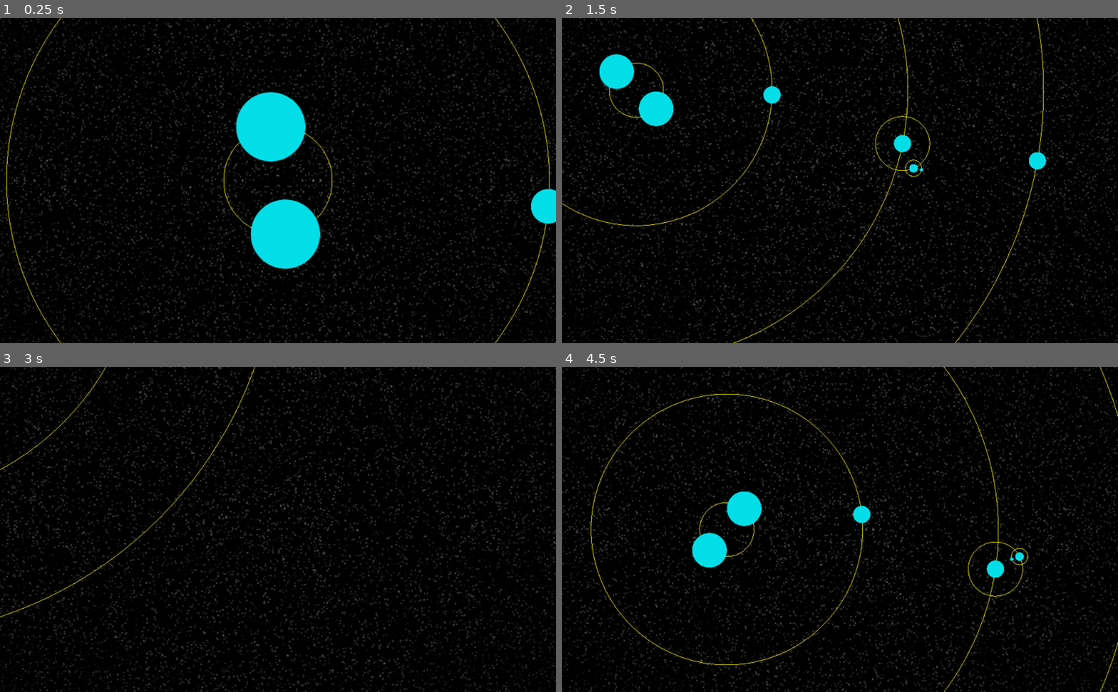
Above: before the commit, frames 1-4 (two rows, left to right).
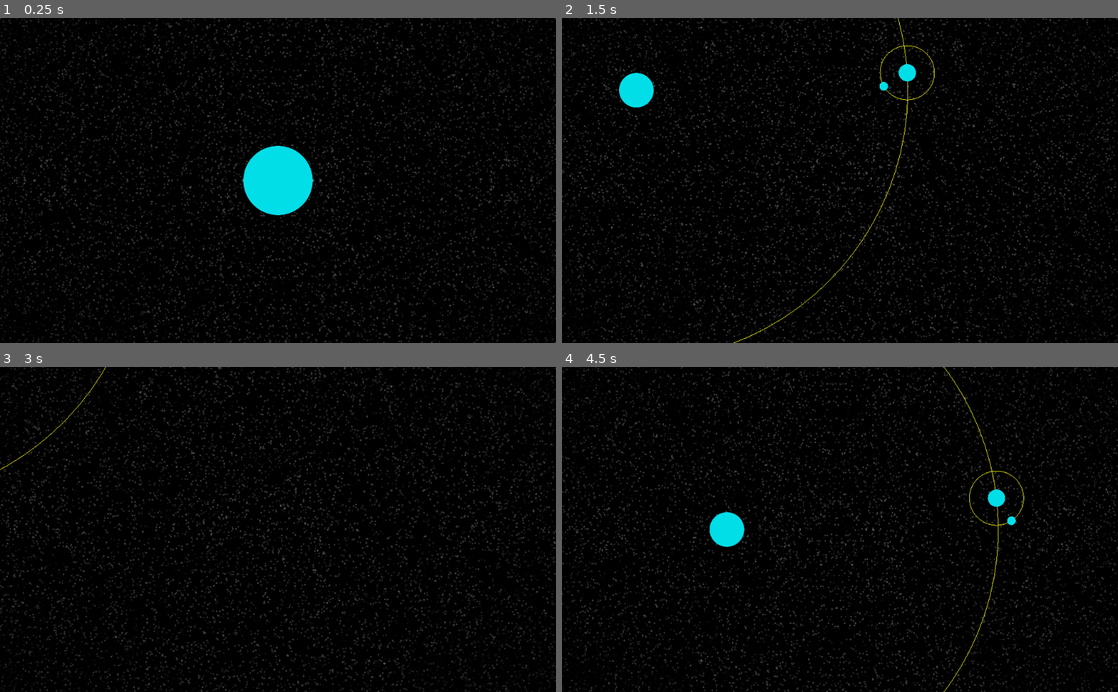
Above: after the commit, the same moments.

Repository: Neerti/AutonomyGame
Game: Godot game, scene res://Main.tscn
The game is run twice, just before and just after one commit, with the same random seed, the same clock (stepped at 60 frames per second) and the same inputs.
Inputs:
- Up to frame 1 (0.25 s): no input
- Up to frame 2 (1.5 s): hold Right (ui_right) 0.53-1.28 s; hold Page Up (zoom_in) 0.53-1.28 s; hold Down (ui_down) from 1.28 s (still down); tap Page Down (zoom_out) at 1.35 s
- Up to frame 3 (3 s): release Down (ui_down) at 2.03 s; hold Right (ui_right) 2.03-2.78 s; hold Page Up (zoom_in) 2.03-2.78 s; hold Up (ui_up) from 2.78 s (still down); tap Page Down (zoom_out) at 2.85 s
- Up to frame 4 (4.5 s): release Up (ui_up) at 3.53 s; hold Page Up (zoom_in) 3.53-4.28 s; hold Left (ui_left) from 3.53 s (still down); tap Page Down (zoom_out) at 4.35 s

The runs differ from the first frame. In frame 1, 6.3% of the frame differs, in the area x 1-100%, y 0-100%; in frame 2, 2.7%; in frame 3, 0.2%; in frame 4, 2.7%.

Commit message:
Begins work to refactor galaxy data storage.

Diff:
--- /dev/null
+++ b/Game/Data/Systems/sol.json
@@ -0,0 +1,25 @@
+{
+	"Sol System": {
+		"pos_x": 0,
+		"pos_y": 0,
+		"orbitals": {
+			"Sol": {
+				"distance": 0.0
+			},
+			"Mercury": {
+				"distance": 0.387,
+				"scale": 0.5
+			}
+			"Earth": {
+				"distance": 1.0,
+				"scale": 0.5,
+				"orbitals": {
+					"Luna": {
+						"distance": 0.1,
+						"scale" : 0.25
+					}
+				}
+			}
+		}
+	}
+}
--- a/Game/Data/default_galaxy.json
+++ b/Game/Data/default_galaxy.json
@@ -9,16 +9,11 @@
 				},
 				"Earth": {
 					"distance": 1.0,
+					"scale": 0.5,
 					"orbitals": {
 						"Luna": {
 							"distance": 0.1,
-							"scale" : 0.5,
-							"orbitals": {
-								"Testing": {
-									"distance": 0.05,
-									"scale" : 0.25
-								}
-							}
+							"scale" : 0.25
 						}
 					}
 				}
--- a/Game/Main.tscn
+++ b/Game/Main.tscn
@@ -3,7 +3,7 @@
 [ext_resource path="res://Camera.tscn" type="PackedScene" id=1]
 [ext_resource path="res://Map.tscn" type="PackedScene" id=2]
 
-[node name="Main" type="Node"]
+[node name="Main" type="Node" index="0"]
 
 [node name="Camera" parent="." index="0" instance=ExtResource( 1 )]
 
--- a/Game/Map.gd
+++ b/Game/Map.gd
@@ -1,6 +1,7 @@
 extends Node
 
-var default_galaxy_path = "res://Data/test_galaxy.json"
+var default_galaxy_path = "res://Data/default_galaxy.json"
+var default_galaxy_folder = "res://Data/Systems"
 
 func _ready():
 	generate_map_from_dict(load_json(default_galaxy_path))
--- a/Game/OrbitPath.gd
+++ b/Game/OrbitPath.gd
@@ -1,4 +1,7 @@
 extends Node2D
+
+const ORBIT_COLOR = Color(255, 255, 0) # Yellow.
+const ORBIT_QUALITY = 0.25
 
 # Draws a basic circle to represent the orbital path.
 # If orbits are ever refactored to be capable of elipical orbits, this will also require a rewrite.
@@ -20,16 +23,22 @@
 	line_end = circle_radius.rotated(deg2rad(360)) + circle_center
 	draw_line(line_origin, line_end, color)
 
+
 func _draw():
+	draw_set_transform(-get_parent().position, 0.0, Vector2(1, 1))
+
+	var dist = position - get_parent().position
 	draw_empty_circle(
-		#	get_parent().get_parent().position ,
-			-get_parent().position,
-		#	Vector2(get_parent().orbital_distance * 1000, get_parent().orbital_distance * 1000),
-			position - get_parent().position,
-			Color(255, 255, 0),
-			1
+			position,
+			dist,
+			ORBIT_COLOR,
+			ORBIT_QUALITY
 			)
+	# If a way to not redraw the circle constantly is found, uncomment this.
+	#if dist.x != 0:
+	#	set_process(false)
 
-
+# Potential optimization would be to remove the need to constantly redraw the circle when the orbiter moves.
+# That might not be possible, however.
 func _process(delta):
 	update()
